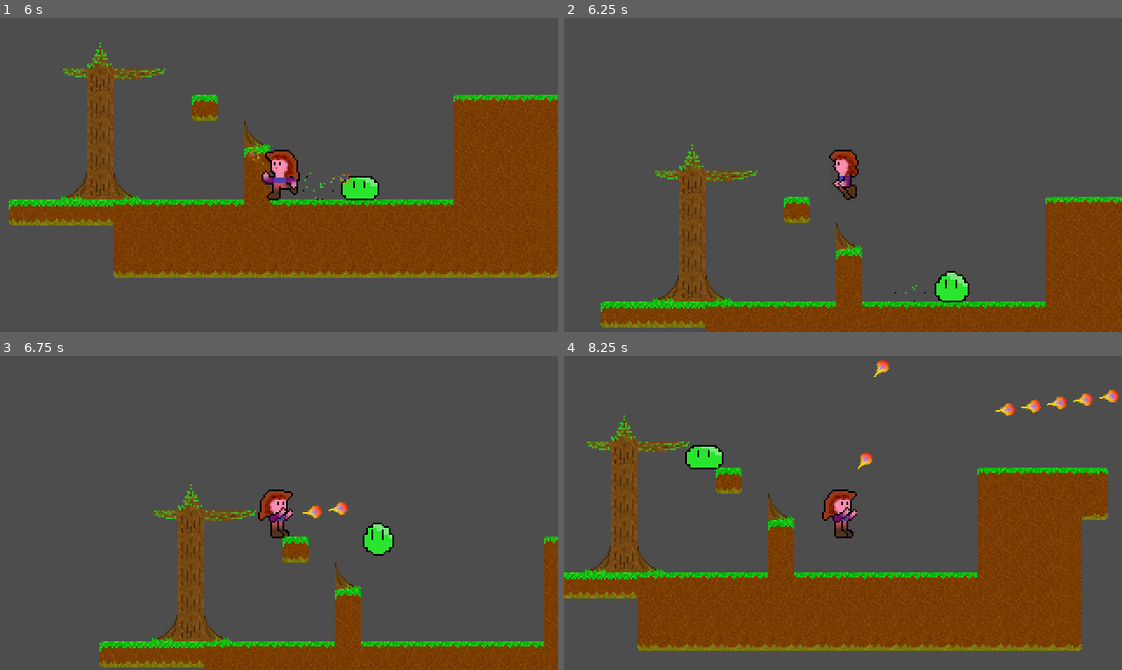
Above: before the commit, frames 1-4 (two rows, left to right).
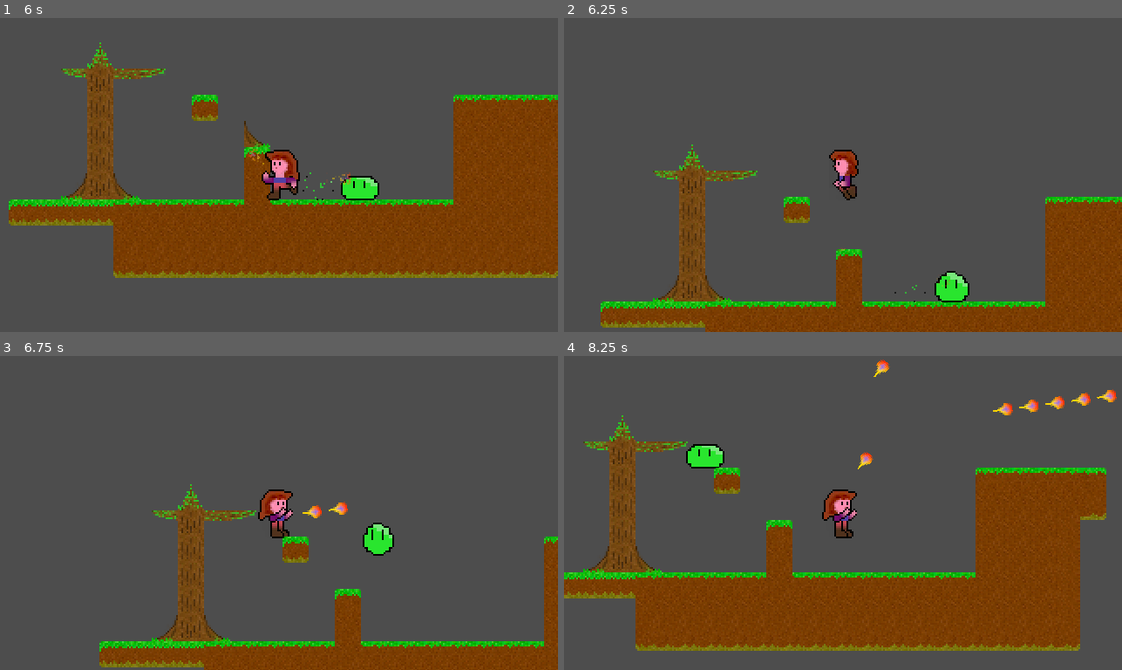
Above: after the commit, the same moments.

Repository: Teaching-myself-Godot/godot-zelia
Game: Godot game, scene res://game.tscn
Two runs of this game, one before a commit and one after it. Both use one fixed random seed, a clock stepped at 60 frames per second and the inputs below.
Inputs (mouse positions are in pixels of both pictures, inside the frame that each line leads up to):
- Up to frame 1 (6 s): move the mouse to (401, 159) at 0.52 s; press the mouse at (401, 159) at 0.53 s; hold D (Run right) 0.53-2.03 s; tap W (Jump) at 0.77, 1.52, 3.02, 3.77, 4.52 s; move the mouse to (167, 190) at 1.27 s; release the mouse at (167, 190) at 1.28 s; click (167, 190) at 1.35 s; move the mouse to (334, 105) at 2.02 s; press the mouse at (334, 105) at 2.03 s; hold A (Run left) 2.03-2.78 s; move the mouse to (251, 237) at 2.77 s; release the mouse at (251, 237) at 2.78 s; hold D (Run right) 2.78-4.28 s; click (251, 237) at 2.85 s; move the mouse to (446, 222) at 3.52 s; press the mouse at (446, 222) at 3.53 s; move the mouse to (111, 127) at 4.27 s; release the mouse at (111, 127) at 4.28 s; hold A (Run left) 4.28-5.03 s; click (111, 127) at 4.35 s; move the mouse to (306, 175) at 5.02 s; press the mouse at (306, 175) at 5.03 s; hold D (Run right) 5.03-5.78 s; move the mouse to (195, 96) at 5.77 s; release the mouse at (195, 96) at 5.78 s; hold A (Run left) from 5.78 s (still down); click (195, 96) at 5.85 s
- Up to frame 2 (6.25 s): keep holding A (Run left); tap W (Jump) at 6.02 s
- Up to frame 3 (6.75 s): keep holding A (Run left); move the mouse to (401, 497) at 6.52 s; press the mouse at (401, 497) at 6.53 s
- Up to frame 4 (8.25 s): tap W (Jump) at 6.77, 7.52 s; move the mouse to (731, 528) at 7.27 s; release A (Run left) at 7.28 s; release the mouse at (731, 528) at 7.28 s; hold D (Run right) from 7.28 s (still down); click (731, 528) at 7.35 s; move the mouse to (898, 443) at 8.02 s; press the mouse at (898, 443) at 8.03 s

Frame 1 is identical in both runs. In frame 2, 0.1% of the frame differs, in the area x 48-54%, y 65-74%; in frame 3, 0.1%; in frame 4, 4.3%, in the area x 0-100%, y 10-94%.

Commit message:
adds hp to Terrains metadata and signal.

Diff:
--- a/game.gd
+++ b/game.gd
@@ -14,11 +14,13 @@
 	target_pos  : Vector2,
 	texture     : Texture2D,
 	texture_pos : Vector2i,
-	collisigon  : PackedVector2Array
+	collisigon  : PackedVector2Array,
+	hp          : float
 ):
 	var new_tile = BreakableTile.instantiate()
 	new_tile.position    = target_pos
 	new_tile.texture     = texture
 	new_tile.texture_pos = texture_pos
 	new_tile.collisigon  = collisigon
+	new_tile.hp          = hp
 	add_child.call_deferred(new_tile)
--- a/game.tscn
+++ b/game.tscn
@@ -11,6 +11,7 @@
 [node name="BreakableTerrains" parent="." instance=ExtResource("2_jossf")]
 layer_0/tile_data = PackedInt32Array(131079, 262144, 1, 196617, 327682, 0)
 metadata/breakable = true
+metadata/hp = 1.0
 
 [node name="Terrains" parent="." instance=ExtResource("2_jossf")]
 layer_0/tile_data = PackedInt32Array(524304, 262144, 2, 458768, 65536, 65537, 393232, 262144, 0, 524303, 262144, 2, 458 …(1608 unchanged characters)…
--- a/terrains.gd
+++ b/terrains.gd
@@ -4,10 +4,9 @@
 	position     : Vector2i,
 	texture      : Texture2D,
 	texture_pos  : Vector2i,
-	# collisigon is my personal shorthand for "collision polygon"
-	collisigon   : PackedVector2Array
+	collisigon   : PackedVector2Array,
+	hp           : float
 )
-
 
 func _ready():
 	if get_meta("breakable"):
@@ -22,7 +21,8 @@
 				Vector2i(position) + cell * tile_set.tile_size,
 				tileset_source.texture,
 				tile_atlas_coords * tile_set.tile_size,
-				tile_data.get_collision_polygon_points(0, 0)
+				tile_data.get_collision_polygon_points(0, 0),
+				get_meta("hp")
 			)
 		# Remove this TileMap from the parent scene
 		queue_free()
--- a/terrains.tscn
+++ b/terrains.tscn
@@ -290,3 +290,4 @@
 format = 2
 script = ExtResource("3_e443u")
 metadata/breakable = false
+metadata/hp = 10.0
--- a/tiles/breakable_tile.gd
+++ b/tiles/breakable_tile.gd
@@ -1,6 +1,6 @@
 extends StaticBody2D
 
-@export var hp    : float = 10.0
+@export var hp          : float = 10.0
 @export var texture     : Texture2D
 @export var texture_pos : Vector2i
 @export var collisigon  : PackedVector2Array
